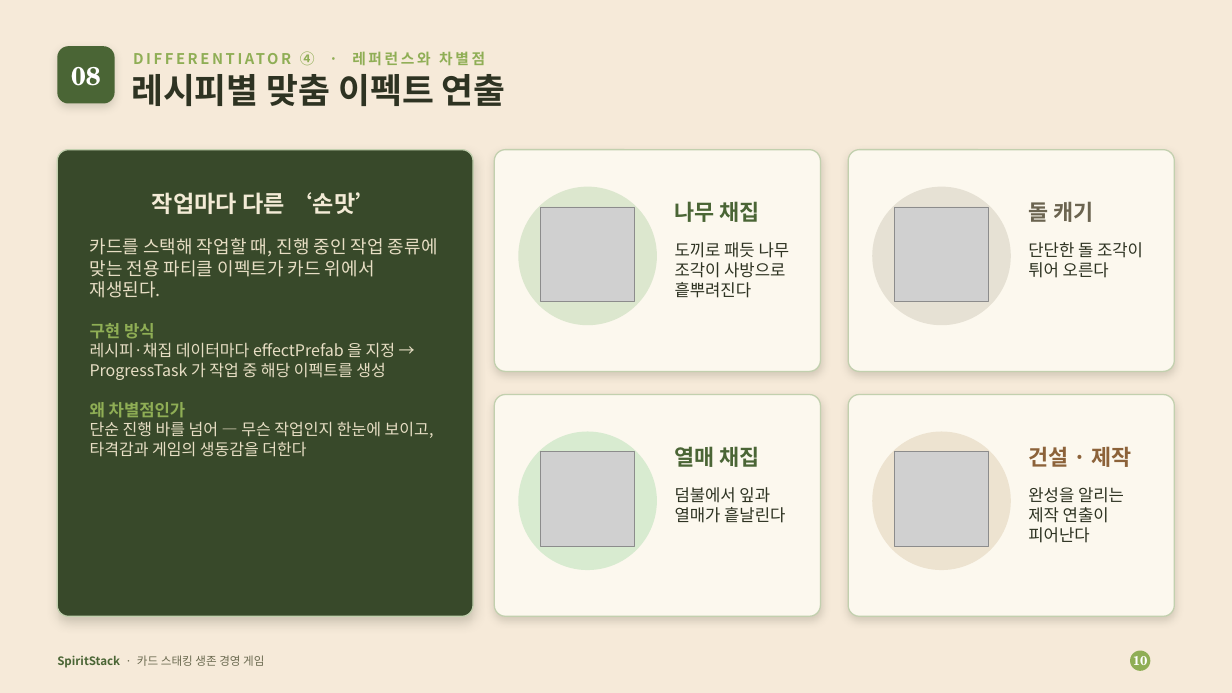
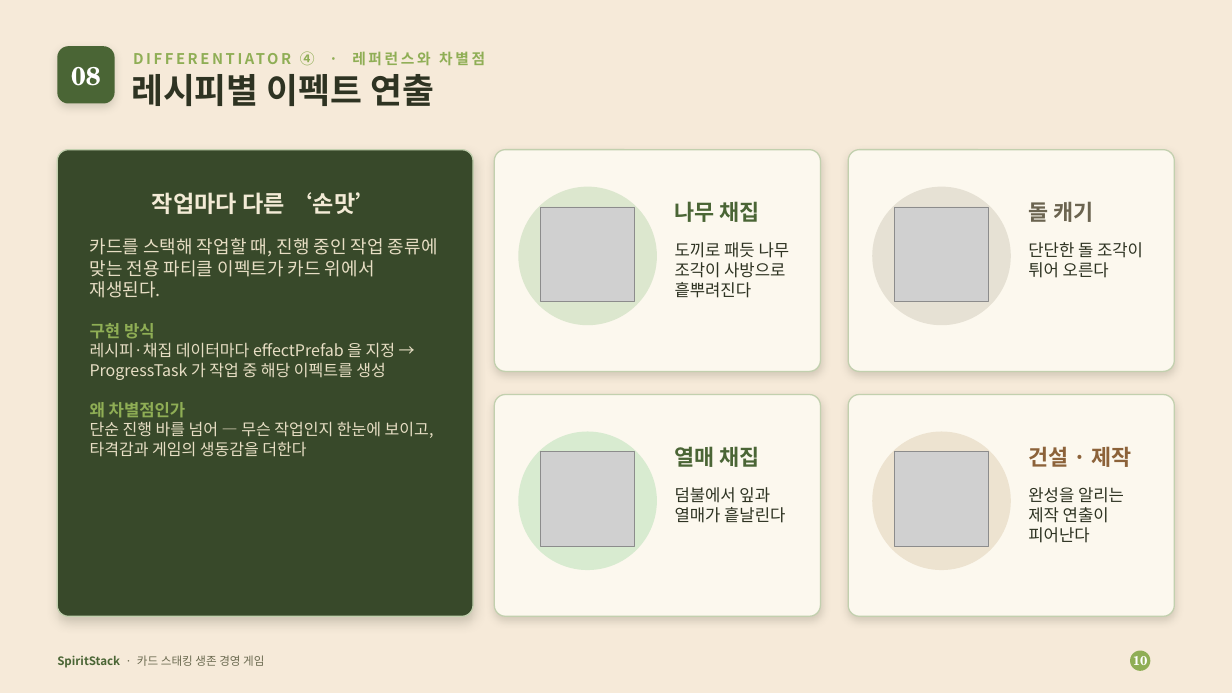
Before and after one commit to Devel-Rocket-ClassRoom/minigame-project-kimjihae3357, a slide deck: slide 10 of JellyStack/SpiritStack_발표자료.pptx. Drawn at 1232x693 pixels with LibreOffice and Linux fonts; fonts in the diff are those of the drawing; grey boxes stand for pictures. Boxes give left, top, right and bottom in pixels: in the first picture for what was removed or moved away, otherwise in the second. Text is boxed around its words. In the diff, an @@ line names an element or a change of style, - is before the commit and + after.

Commit message:
버그 수정, 판매방식 구현 수정
- 레시피에서 주민이 사라지는 버그 수정
- 판매시 중심점에서 -> 콜라이더 겹침 방식으로 변경
- ppt수정

```diff
--- a/JellyStack/SpiritStack_발표자료.pptx
+++ b/JellyStack/SpiritStack_발표자료.pptx
@@ text at (131, 74, 434, 106): text changed @@
-레시피별 맞춤 이펙트 연출
+레시피별 이펙트 연출
```
Also in this commit, not shown: 5 other slides changed, 1 slide added, 1 slide removed, 16 other files.
